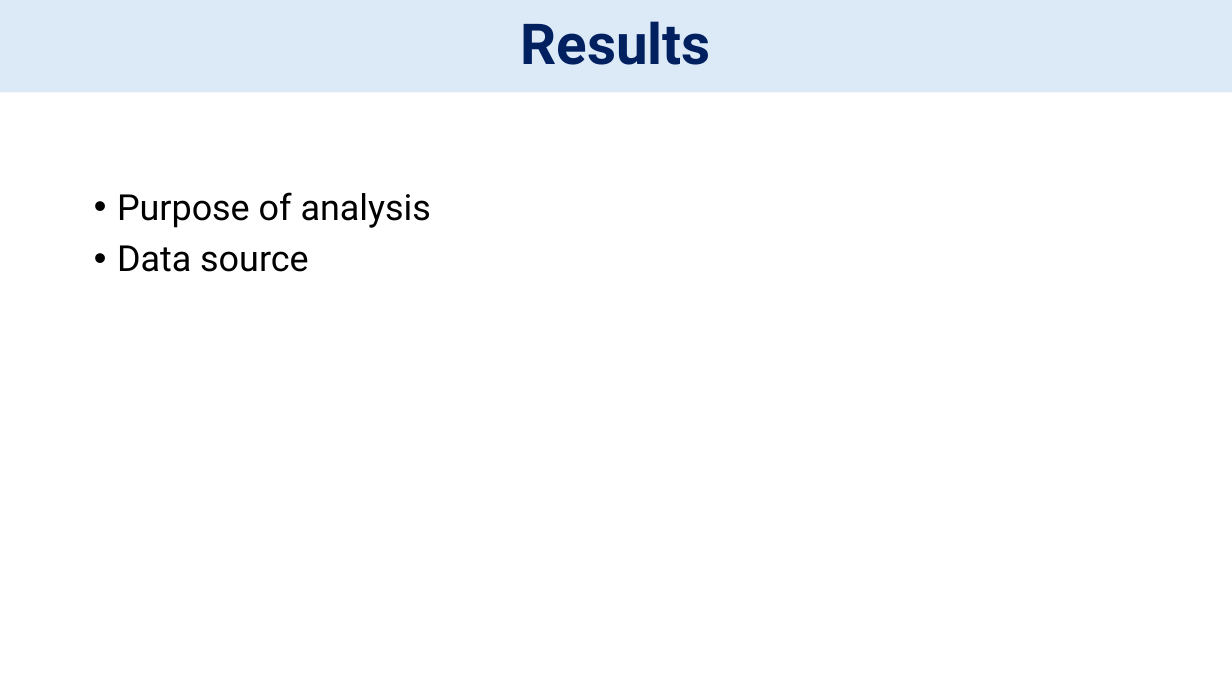
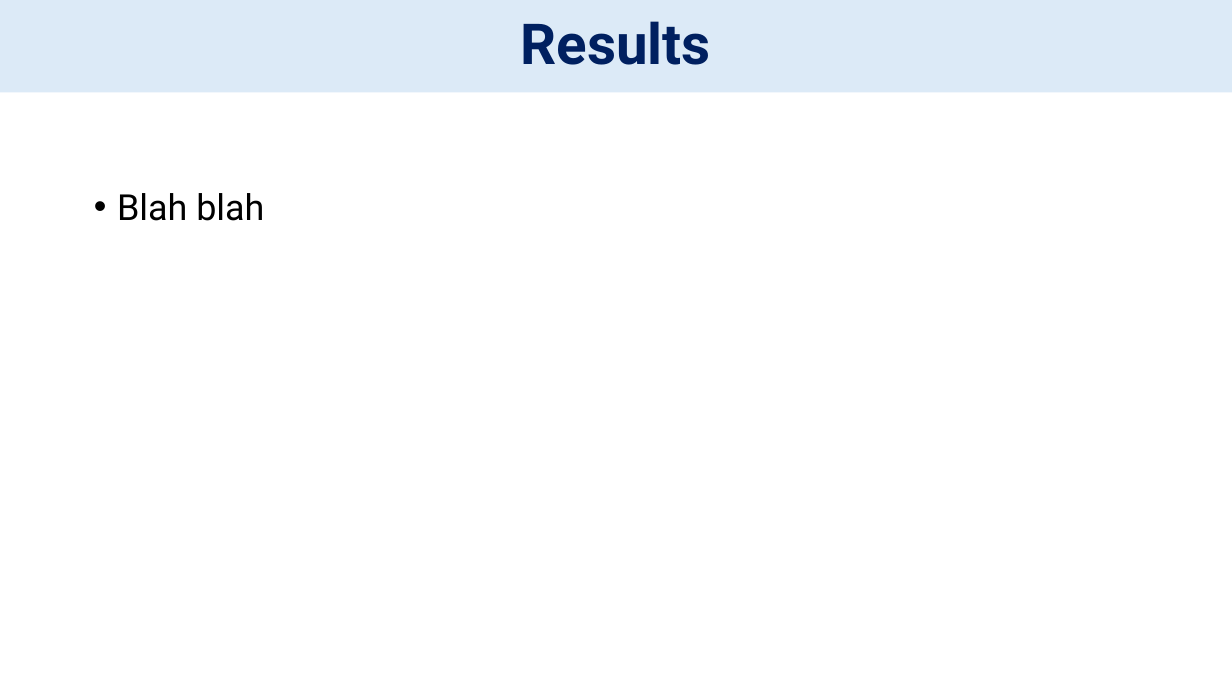
Before and after one commit to bofethe/signal-four, a slide deck: slide 10 of PredictiveCrashAnalysis.pptx. Drawn at 1232x693 pixels with LibreOffice and Linux fonts; fonts in the diff are those of the drawing. Boxes give left, top, right and bottom in pixels: in the first picture for what was removed or moved away, otherwise in the second. Text is boxed around its words. In the diff, an @@ line names an element or a change of style, - is before the commit and + after.

```diff
--- a/PredictiveCrashAnalysis.pptx
+++ b/PredictiveCrashAnalysis.pptx
@@ text at bbox=[117, 193, 264, 221]: text changed @@
-• Purpose of analysis
-• Data source
+• Blah blah
```
Also in this commit, not shown: 1 other slide changed, 2 slides added, 1 slide removed, 1 other file.
